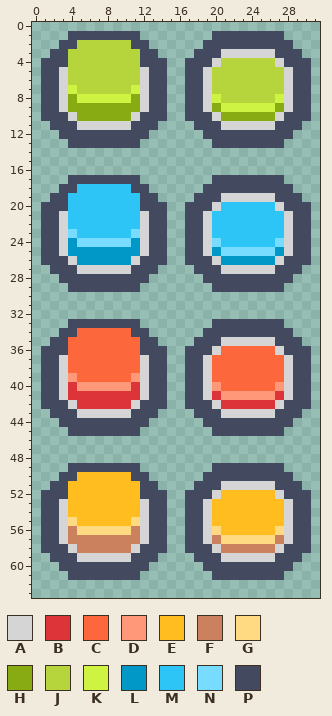
File history of a pixel-art sprite, flappy-tivo/assets/sprites/buttons.png. This is how it looked before the edit.
The file is 32x64 pixels.
Palette (. is transparent): A #d5d5d5  B #dc3439  C #fc683b  D #ff9879  E #ffbd20  F #cb815e  G #ffda83  H #88ab14  J #b6d53c  K #cff343  L #0197c6  M #2cc5f6  N #77dcff  P #434a5f
Pixels before, first column x 1:
 1 ...PPPPPPPP........PPPPPPPP...
 2 ..PPJJJJJJPP......PPPPPPPPPP..
 3 .PPJJJJJJJJPP....PPPAAAAAAPPP.
 4 PPPJJJJJJJJPPP..PPPAJJJJJJAPPP
 5 PPAJJJJJJJJAPP..PPAJJJJJJJJAPP
 6 PPAJJJJJJJJAPP..PPAJJJJJJJJAPP
 7 PPAKJJJJJJKAPP..PPAJJJJJJJJAPP
 8 PPAHKKKKKKHAPP..PPAKJJJJJJKAPP
 9 PPAHHHHHHHHAPP..PPAHKKKKKKHAPP
10 PPPAHHHHHHAPPP..PPPAHHHHHHAPPP
11 .PPPAAAAAAPPP....PPPAAAAAAPPP.
12 ..PPPPPPPPPP......PPPPPPPPPP..
13 ...PPPPPPPP........PPPPPPPP...
14 ..............................
15 ..............................
16 ..............................
17 ...PPPPPPPP........PPPPPPPP...
18 ..PPMMMMMMPP......PPPPPPPPPP..
19 .PPMMMMMMMMPP....PPPAAAAAAPPP.
20 PPPMMMMMMMMPPP..PPPAMMMMMMAPPP
21 PPAMMMMMMMMAPP..PPAMMMMMMMMAPP
22 PPAMMMMMMMMAPP..PPAMMMMMMMMAPP
23 PPANMMMMMMNAPP..PPAMMMMMMMMAPP
24 PPALNNNNNNLAPP..PPANMMMMMMNAPP
25 PPALLLLLLLLAPP..PPALNNNNNNLAPP
26 PPPALLLLLLAPPP..PPPALLLLLLAPPP
27 .PPPAAAAAAPPP....PPPAAAAAAPPP.
28 ..PPPPPPPPPP......PPPPPPPPPP..
29 ...PPPPPPPP........PPPPPPPP...
30 ..............................
31 ..............................
32 ..............................
33 ...PPPPPPPP........PPPPPPPP...
34 ..PPCCCCCCPP......PPPPPPPPPP..
35 .PPCCCCCCCCPP....PPPAAAAAAPPP.
36 PPPCCCCCCCCPPP..PPPACCCCCCAPPP
37 PPACCCCCCCCAPP..PPACCCCCCCCAPP
38 PPACCCCCCCCAPP..PPACCCCCCCCAPP
39 PPADCCCCCCDAPP..PPACCCCCCCCAPP
40 PPABDDDDDDBAPP..PPADCCCCCCDAPP
41 PPABBBBBBBBAPP..PPABDDDDDDBAPP
42 PPPABBBBBBAPPP..PPPABBBBBBAPPP
43 .PPPAAAAAAPPP....PPPAAAAAAPPP.
44 ..PPPPPPPPPP......PPPPPPPPPP..
45 ...PPPPPPPP........PPPPPPPP...
46 ..............................
47 ..............................
48 ..............................
49 ...PPPPPPPP........PPPPPPPP...
50 ..PPEEEEEEPP......PPPPPPPPPP..
51 .PPEEEEEEEEPP....PPPAAAAAAPPP.
52 PPPEEEEEEEEPPP..PPPAEEEEEEAPPP
53 PPAEEEEEEEEAPP..PPAEEEEEEEEAPP
54 PPAEEEEEEEEAPP..PPAEEEEEEEEAPP
55 PPAGEEEEEEGAPP..PPAEEEEEEEEAPP
56 PPAFGGGGGGFAPP..PPAGEEEEEEGAPP
57 PPAFFFFFFFFAPP..PPAFGGGGGGFAPP
58 PPPAFFFFFFAPPP..PPPAFFFFFFAPPP
59 .PPPAAAAAAPPP....PPPAAAAAAPPP.
60 ..PPPPPPPPPP......PPPPPPPPPP..
61 ...PPPPPPPP........PPPPPPPP...
Once edited:
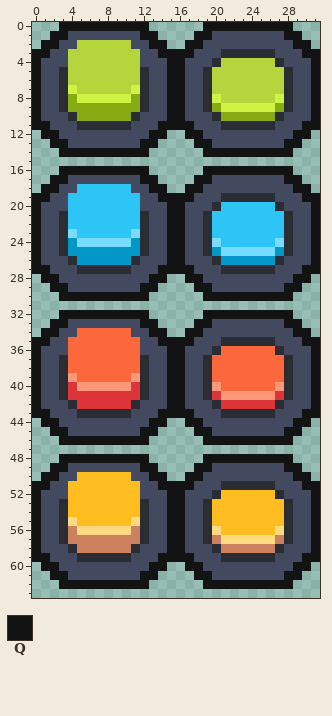
Colours new in this view: Q #131313
Commit message: [Flappy TiVo] Add app icon and fix error when pressing menu buttons too much
Edits made:
colour A: #d5d5d5 -> #2a2d33
Changed rows in their new state; - is a pixel that keeps its letter.
first column x 0:
 0 ---QQQQQQQQQQ------QQQQQQQQQQ---
 1 --QQ--------QQ----QQ--------QQ--
 2 -QQ----------QQ--QQ----------QQ-
 3 QQ------------QQQQ------------QQ
 4 Q--------------QQ--------------Q
 5 Q--------------QQ--------------Q
 6 Q--------------QQ--------------Q
 7 Q--------------QQ--------------Q
 8 Q--------------QQ--------------Q
 9 Q--------------QQ--------------Q
10 Q--------------QQ--------------Q
11 QQ------------QQQQ------------QQ
12 -QQ----------QQ--QQ----------QQ-
13 --QQ--------QQ----QQ--------QQ--
14 ---QQQQQQQQQQ------QQQQQQQQQQ---
16 ---QQQQQQQQQQ------QQQQQQQQQQ---
17 --QQ--------QQ----QQ--------QQ--
18 -QQ----------QQ--QQ----------QQ-
19 QQ------------QQQQ------------QQ
20 Q--------------QQ--------------Q
21 Q--------------QQ--------------Q
22 Q--------------QQ--------------Q
23 Q--------------QQ--------------Q
24 Q--------------QQ--------------Q
25 Q--------------QQ--------------Q
26 Q--------------QQ--------------Q
27 QQ------------QQQQ------------QQ
28 -QQ----------QQ--QQ----------QQ-
29 --QQ--------QQ----QQ--------QQ--
30 ---QQQQQQQQQQ------QQQQQQQQQQ---
32 ---QQQQQQQQQQ------QQQQQQQQQQ---
33 --QQ--------QQ----QQ--------QQ--
34 -QQ----------QQ--QQ----------QQ-
35 QQ------------QQQQ------------QQ
36 Q--------------QQ--------------Q
37 Q--------------QQ--------------Q
38 Q--------------QQ--------------Q
39 Q--------------QQ--------------Q
40 Q--------------QQ--------------Q
41 Q--------------QQ--------------Q
42 Q--------------QQ--------------Q
43 QQ------------QQQQ------------QQ
44 -QQ----------QQ--QQ----------QQ-
45 --QQ--------QQ----QQ--------QQ--
46 ---QQQQQQQQQQ------QQQQQQQQQQ---
48 ---QQQQQQQQQQ------QQQQQQQQQQ---
49 --QQ--------QQ----QQ--------QQ--
50 -QQ----------QQ--QQ----------QQ-
51 QQ------------QQQQ------------QQ
52 Q--------------QQ--------------Q
53 Q--------------QQ--------------Q
54 Q--------------QQ--------------Q
55 Q--------------QQ--------------Q
56 Q--------------QQ--------------Q
57 Q--------------QQ--------------Q
58 Q--------------QQ--------------Q
59 QQ------------QQQQ------------QQ
60 -QQ----------QQ--QQ----------QQ-
61 --QQ--------QQ----QQ--------QQ--
62 ---QQQQQQQQQQ------QQQQQQQQQQ---
Boxes around the changes in both pictures, in picture pixels (x1, y1, x2, y2):
changed: (32, 22, 320, 589)
